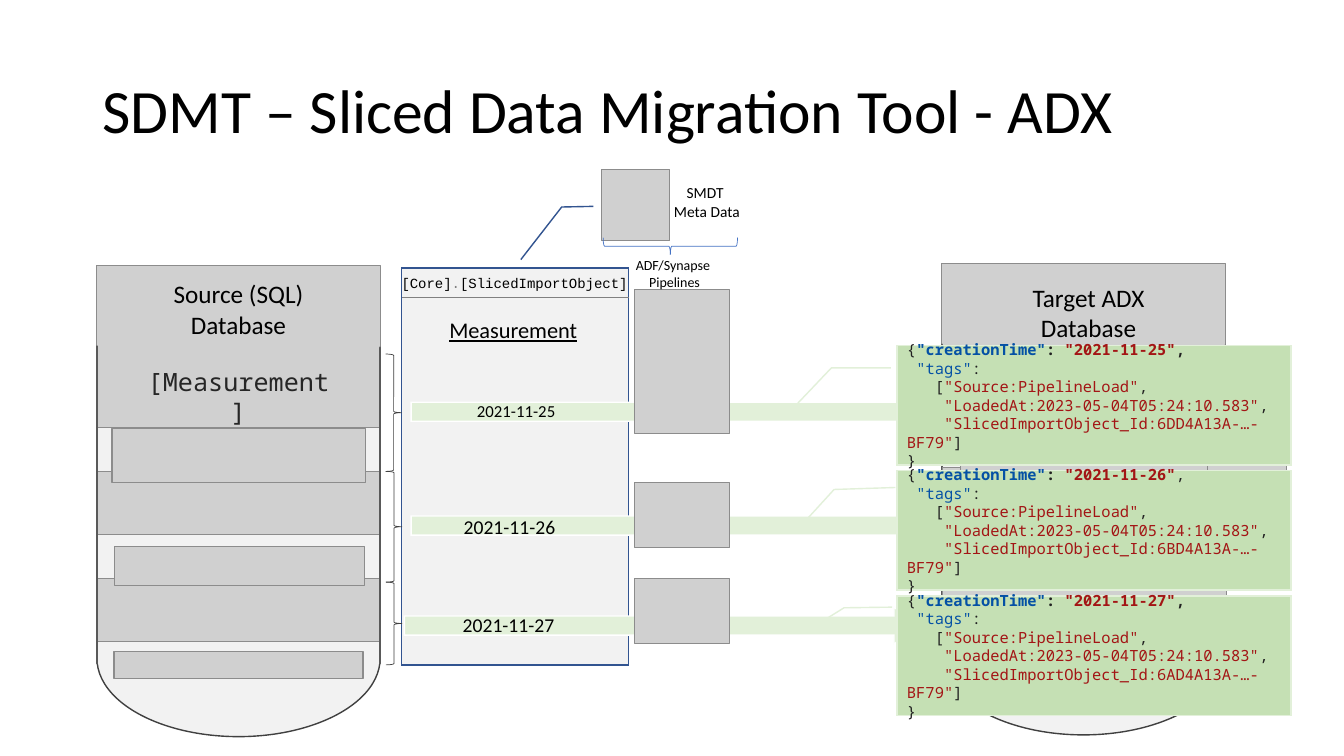
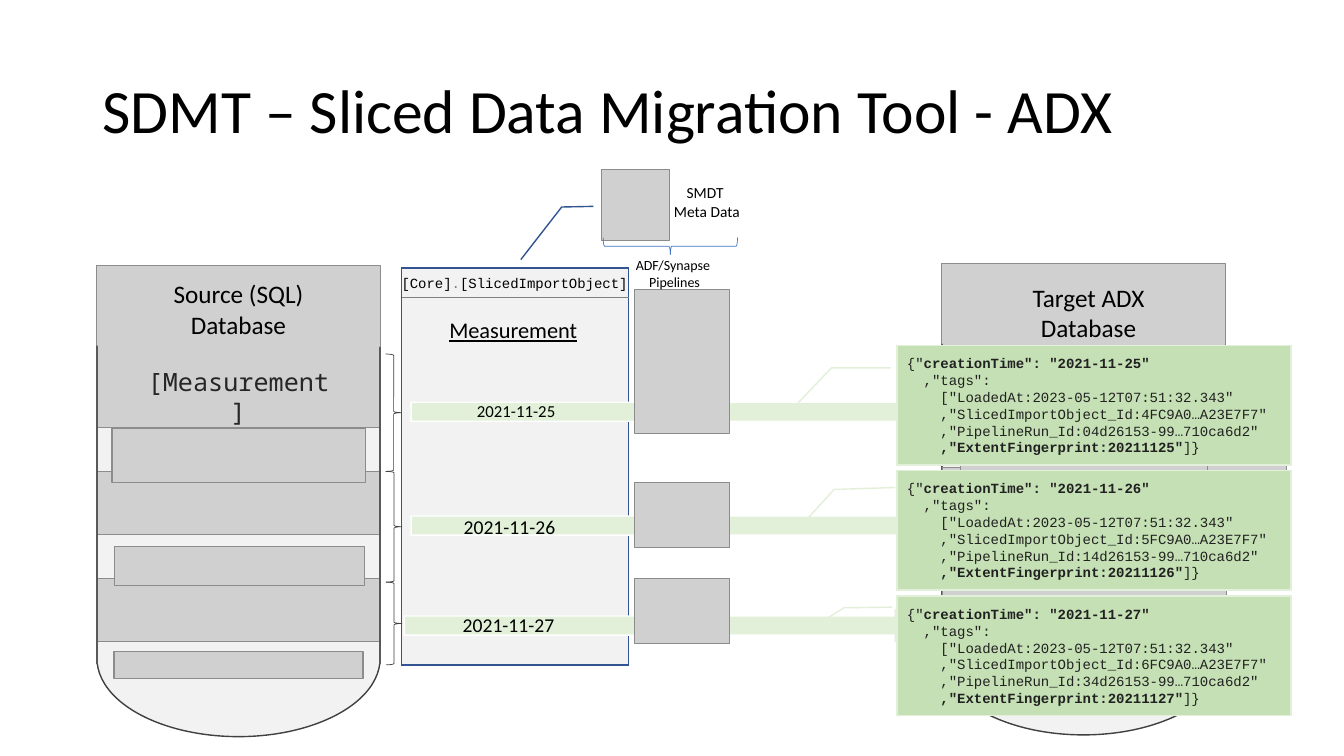
Before and after one commit to meinradweiss/SwissArmyKnife, a slide deck: slide 8 of docs/ADF_SynapsePipelines/PPT/SlicedDataMigrationToolbox.pptx. Drawn at 1344x756 pixels with LibreOffice and Linux fonts; fonts in the diff are those of the drawing; grey boxes stand for pictures. Boxes give left, top, right and bottom in pixels: in the first picture for what was removed or moved away, otherwise in the second. Text is boxed around its words. In the diff, an @@ line names an element or a change of style, - is before the commit and + after.

Commit message:
Link between Extents and Pipeline run id added.

```diff
--- a/docs/ADF_SynapsePipelines/PPT/SlicedDataMigrationToolbox.pptx
+++ b/docs/ADF_SynapsePipelines/PPT/SlicedDataMigrationToolbox.pptx
@@ text in border callout at box(907, 358, 1266, 455): text changed; size 11 to 10 pt; font Noto Sans Mono to Courier New; text colour #A31515 to #212121 @@
-{"creationTime": "2021-11-25",
-"tags":
-["Source:PipelineLoad",
-"LoadedAt:2023-05-04T05:24:10.583",
-"SlicedImportObject_Id:6DD4A13A-…-BF79"]
-}
+{"creationTime": "2021-11-25"
+,"tags":
+["LoadedAt:2023-05-12T07:51:32.343"
+,"SlicedImportObject_Id:4FC9A0…A23E7F7"
+,"PipelineRun_Id:04d26153-99…710ca6d2"
+,"ExtentFingerprint:20211125"]}
@@ text in border callout at box(907, 483, 1266, 580): text changed; size 11 to 10 pt; font Noto Sans Mono to Courier New; text colour #A31515 to #212121 @@
-{"creationTime": "2021-11-26",
-"tags":
-["Source:PipelineLoad",
-"LoadedAt:2023-05-04T05:24:10.583",
-"SlicedImportObject_Id:6BD4A13A-…-BF79"]
-}
+{"creationTime": "2021-11-26"
+,"tags":
+["LoadedAt:2023-05-12T07:51:32.343"
+,"SlicedImportObject_Id:5FC9A0…A23E7F7"
+,"PipelineRun_Id:14d26153-99…710ca6d2"
+,"ExtentFingerprint:20211126"]}
@@ text in border callout at box(907, 609, 1266, 706): text changed; size 11 to 10 pt; font Noto Sans Mono to Courier New; text colour #A31515 to #212121 @@
-{"creationTime": "2021-11-27",
-"tags":
-["Source:PipelineLoad",
-"LoadedAt:2023-05-04T05:24:10.583",
-"SlicedImportObject_Id:6AD4A13A-…-BF79"]
-}
+{"creationTime": "2021-11-27"
+,"tags":
+["LoadedAt:2023-05-12T07:51:32.343"
+,"SlicedImportObject_Id:6FC9A0…A23E7F7"
+,"PipelineRun_Id:34d26153-99…710ca6d2"
+,"ExtentFingerprint:20211127"]}
```
Also in this commit, not shown: 3 other slides changed, 3 other files.
